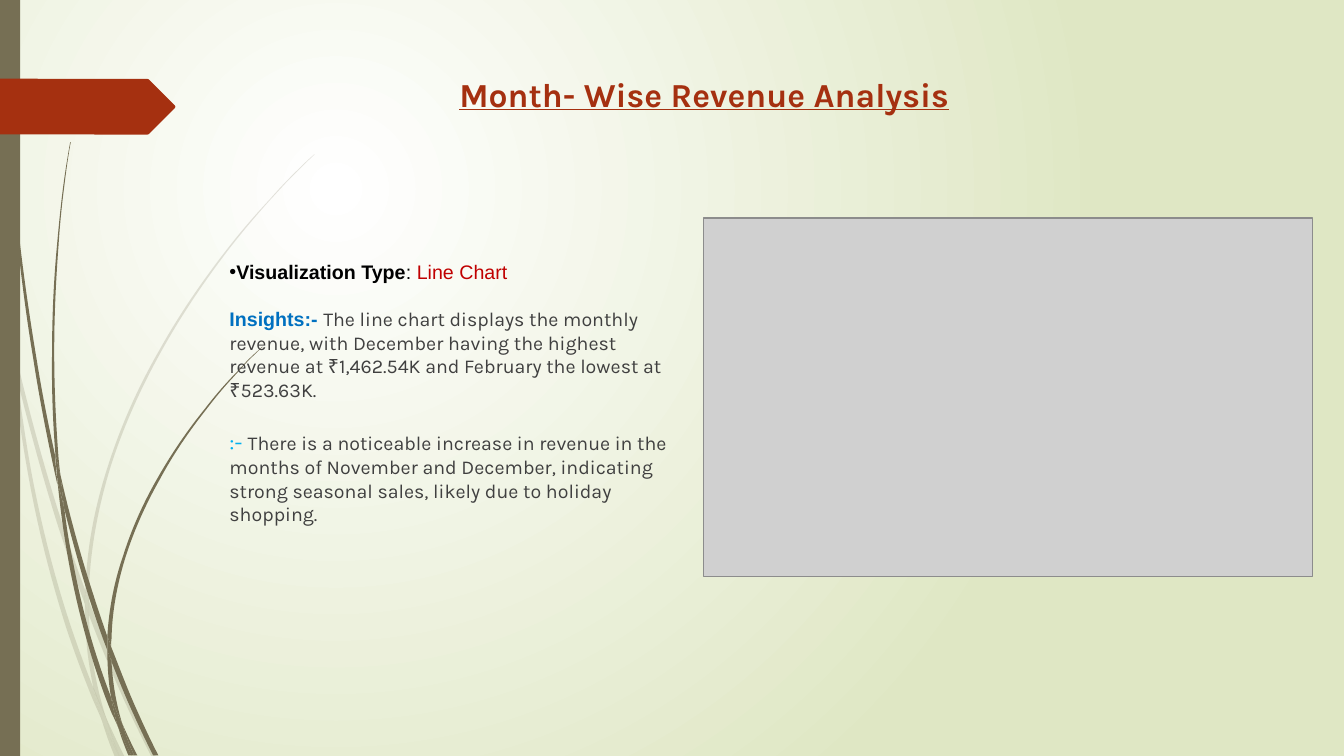
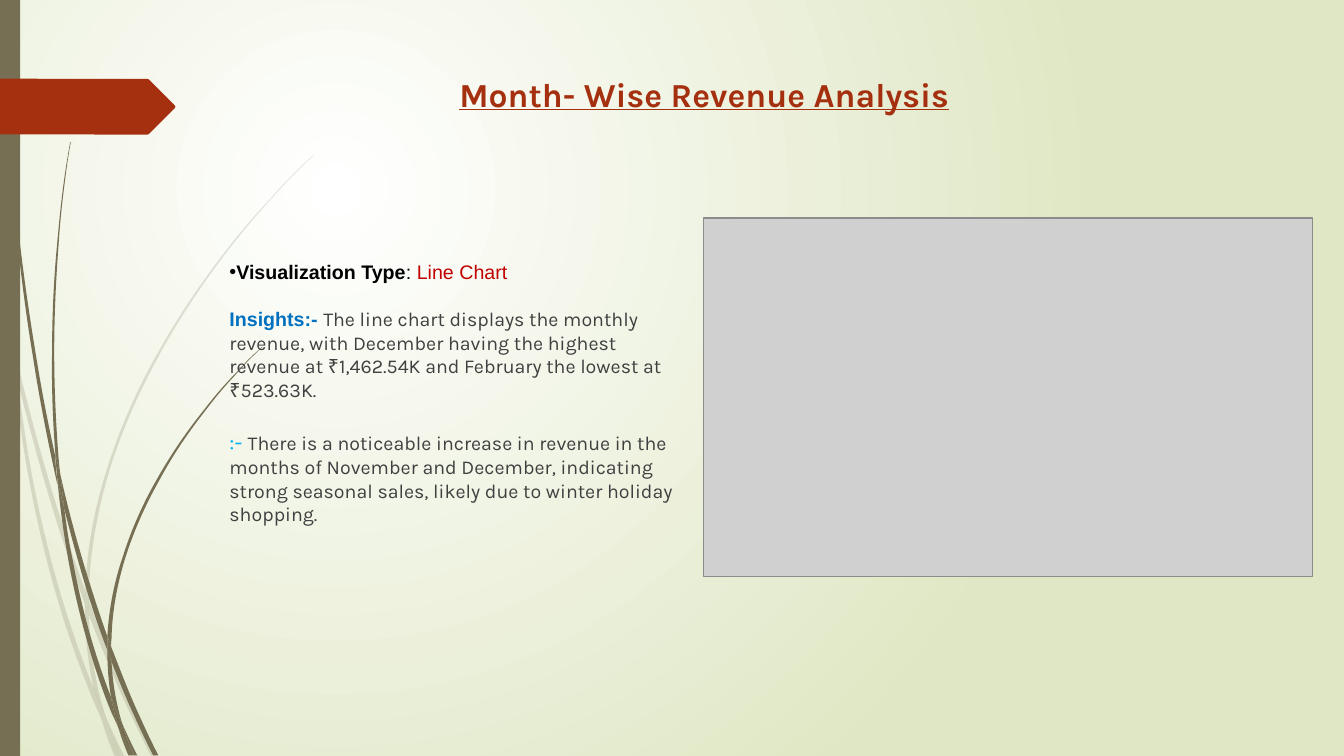
Before and after one commit to hemantg111/LearnKnowD, a slide deck: slide 5 of LearnKnowD Sales Analysis.pptx (slide 4 before the commit). Drawn at 1344x756 pixels with LibreOffice and Linux fonts; fonts in the diff are those of the drawing; grey boxes stand for pictures. Boxes give left, top, right and bottom in pixels: in the first picture for what was removed or moved away, otherwise in the second. Text is boxed around its words. In the diff, an @@ line names an element or a change of style, - is before the commit and + after.

```diff
--- a/LearnKnowD Sales Analysis.pptx
+++ b/LearnKnowD Sales Analysis.pptx
@@ text at (229, 436, 672, 526): text changed @@
-:- There is a noticeable increase in revenue in the months of November and December, indicating strong seasonal sales, likely due to holiday shopping.
+:- There is a noticeable increase in revenue in the months of November and December, indicating strong seasonal sales, likely due to winter holiday shopping.
```
Also in this commit, not shown: 4 other slides changed, 1 slide added.
